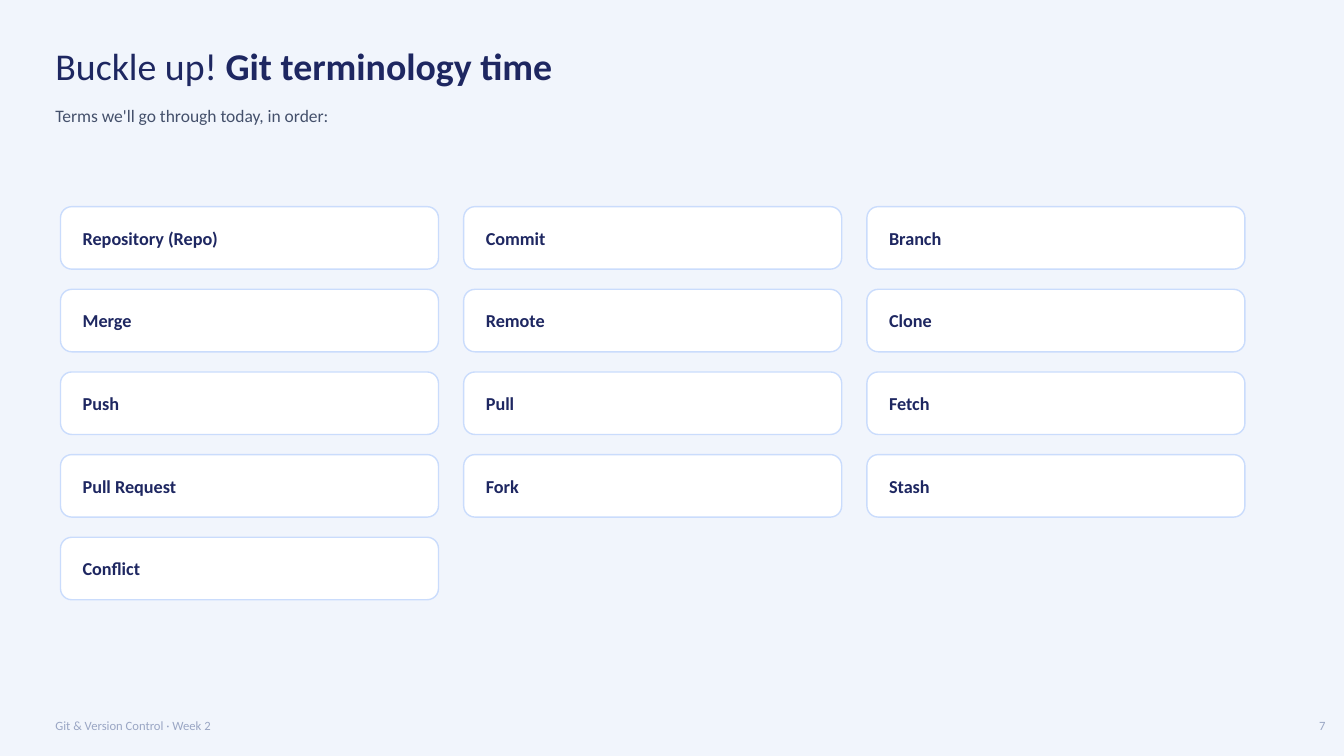
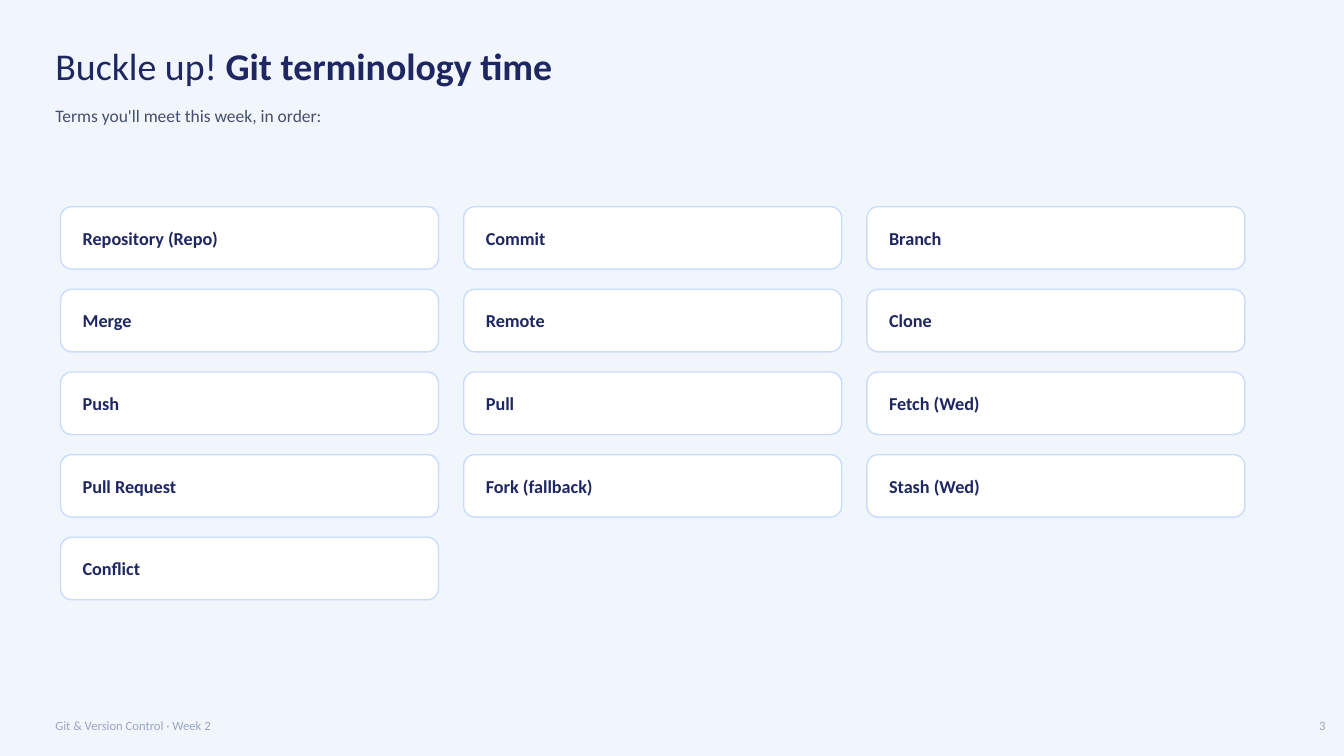
Before and after one commit to Md-Ruhul-Amin-Rony/Data-engineering-AI25, a slide deck: slide 3 of lectures/theory/Lecture3.1_Git.pptx (slide 7 before the commit). Drawn at 1344x756 pixels with LibreOffice and Linux fonts; fonts in the diff are those of the drawing. Boxes give left, top, right and bottom in pixels: in the first picture for what was removed or moved away, otherwise in the second. Text is boxed around its words. In the diff, an @@ line names an element or a change of style, - is before the commit and + after.

```diff
--- a/lectures/theory/Lecture3.1_Git.pptx
+++ b/lectures/theory/Lecture3.1_Git.pptx
@@ text at (55,110,322,125): text changed @@
-Terms we'll go through today, in order:
+Terms you'll meet this week, in order:
@@ text at (889,396,980,413): text changed @@
-Fetch
+Fetch (Wed)
@@ text at (486,479,593,496): text changed @@
-Fork
+Fork (fallback)
@@ text at (889,479,980,496): text changed @@
-Stash
+Stash (Wed)
```
Also in this commit, not shown: 16 other slides changed, 20 slides removed, 5 other files.
